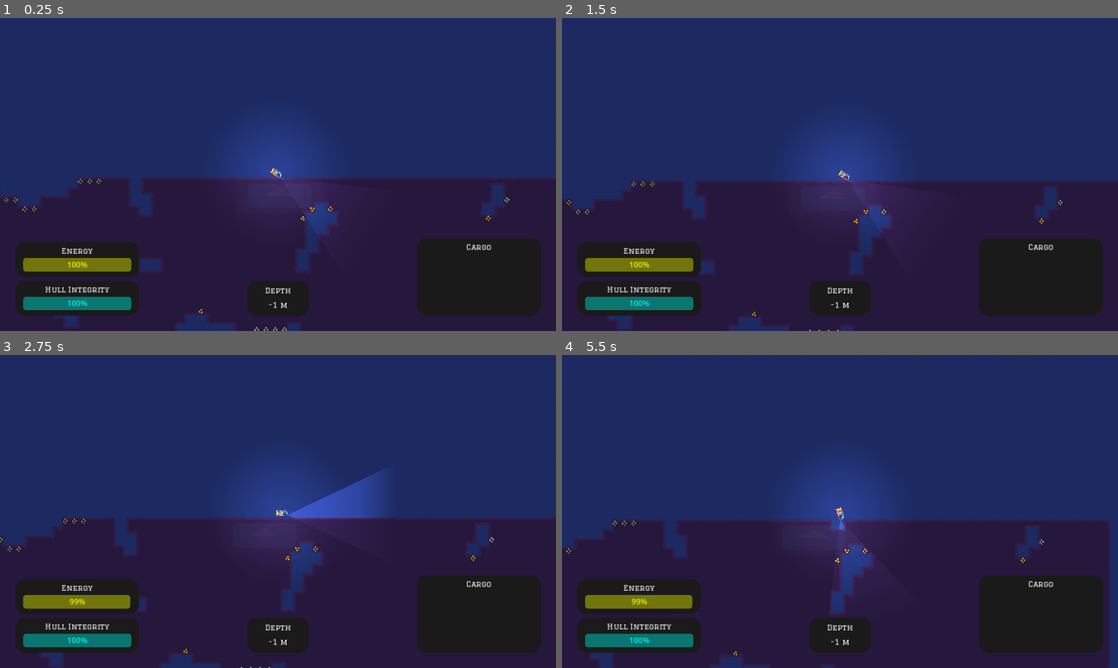
Above: before the commit, frames 1-4 (two rows, left to right).
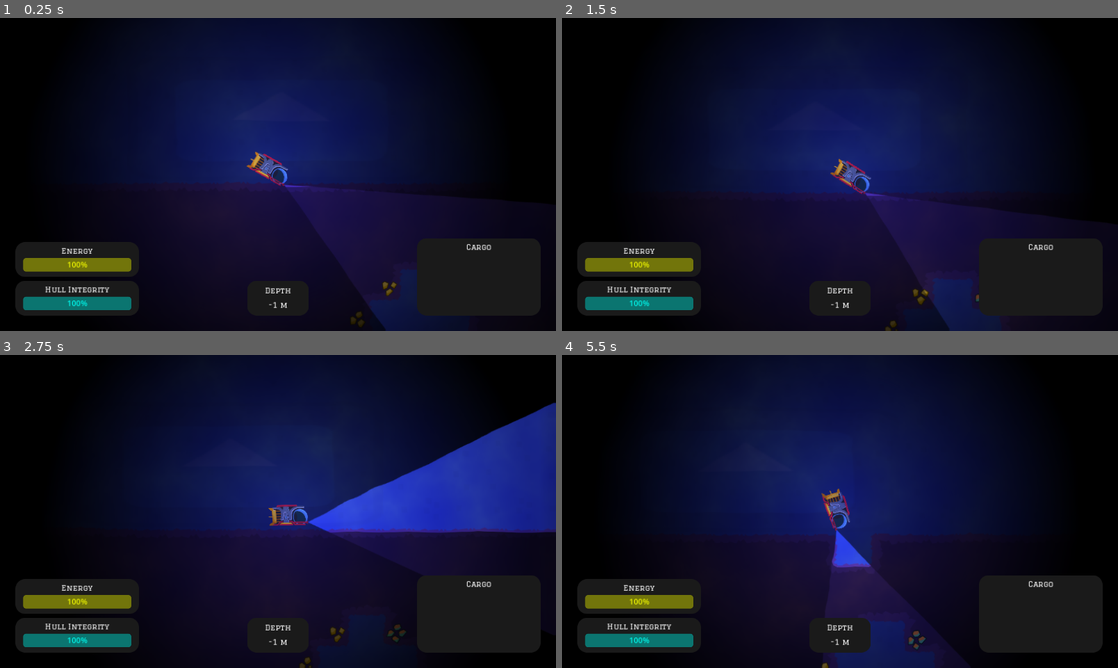
Above: after the commit, the same moments.

Repository: Remblej/SubmarineGame
Game: Godot game, scene res://map/test.tscn
Two runs of this game, one before a commit and one after it. Both use one fixed random seed, a clock stepped at 60 frames per second and the inputs below. The engine's default icon, where the game draws it, is replaced by a stand-in: a white triangle on a blue panel in a dark square.
Inputs (mouse positions are in pixels of both pictures, inside the frame that each line leads up to):
- Up to frame 1 (0.25 s): no input
- Up to frame 2 (1.5 s): move the mouse to (962, 158) at 0.52 s; press the mouse at (962, 158) at 0.53 s; move the mouse to (728, 190) at 1.27 s; release the mouse at (728, 190) at 1.28 s; click (728, 190) at 1.35 s
- Up to frame 3 (2.75 s): move the mouse to (333, 442) at 2.02 s; press the mouse at (333, 442) at 2.03 s
- Up to frame 4 (5.5 s): move the mouse to (812, 574) at 2.77 s; release the mouse at (812, 574) at 2.78 s; click (812, 574) at 2.85 s; move the mouse to (1006, 558) at 3.52 s; press the mouse at (1006, 558) at 3.53 s; move the mouse to (673, 464) at 4.27 s; release the mouse at (673, 464) at 4.28 s; click (673, 464) at 4.35 s; move the mouse to (867, 511) at 5.02 s; press the mouse at (867, 511) at 5.03 s

The runs differ from the first frame. In frame 1, 67% of the frame differs, in the area x 0-100%, y 0-100%; in frame 2, 69%; in frame 3, 71%; in frame 4, 71%.

Commit message:
bring back default settings

Diff:
--- a/base/base.tscn
+++ b/base/base.tscn
@@ -10,6 +10,7 @@
 script = ExtResource("1_4w4qf")
 
 [node name="Area2D" type="Area2D" parent="."]
+position = Vector2(0, -256)
 collision_layer = 0
 collision_mask = 4
 
@@ -19,6 +20,6 @@
 
 [node name="Sprite2D" type="Sprite2D" parent="."]
 self_modulate = Color(1, 1, 1, 0.0588235)
-position = Vector2(0, 128)
+position = Vector2(0, -128)
 scale = Vector2(5, 2)
 texture = ExtResource("2_8535d")
--- a/map/test.tscn
+++ b/map/test.tscn
@@ -697,16 +697,13 @@
 [node name="Player" parent="." instance=ExtResource("10_b1pgp")]
 
 [node name="DirectionalLight2D" type="DirectionalLight2D" parent="."]
-visible = false
 blend_mode = 1
 
 [node name="WaterShader" parent="." instance=ExtResource("6_gfm1a")]
-visible = false
 position = Vector2(-596, 127)
 scale = Vector2(10, 10)
 
 [node name="WaterShader2" parent="." instance=ExtResource("6_gfm1a")]
-visible = false
 position = Vector2(684, 127)
 scale = Vector2(10, 10)
 
--- a/player/Player.tscn
+++ b/player/Player.tscn
@@ -16,8 +16,8 @@
 radius = 21.0
 height = 80.0
 
-[sub_resource type="CircleShape2D" id="CircleShape2D_ra0fu"]
-radius = 6.70797
+[sub_resource type="CapsuleShape2D" id="CapsuleShape2D_417eo"]
+radius = 3.895
 
 [sub_resource type="Gradient" id="Gradient_by1ny"]
 colors = PackedColorArray(1, 1, 1, 1, 1, 1, 1, 0)
@@ -47,7 +47,6 @@
 shape = SubResource("CapsuleShape2D_yno6g")
 
 [node name="Camera2D" type="Camera2D" parent="."]
-zoom = Vector2(0.3, 0.3)
 process_callback = 0
 position_smoothing_enabled = true
 
@@ -57,8 +56,8 @@
 script = ExtResource("4_ydsbw")
 
 [node name="CollisionShape2D" type="CollisionShape2D" parent="Drill"]
-position = Vector2(40.35, 11.705)
-shape = SubResource("CircleShape2D_ra0fu")
+position = Vector2(38.105, 0)
+shape = SubResource("CapsuleShape2D_417eo")
 
 [node name="Timer" type="Timer" parent="Drill"]
 
